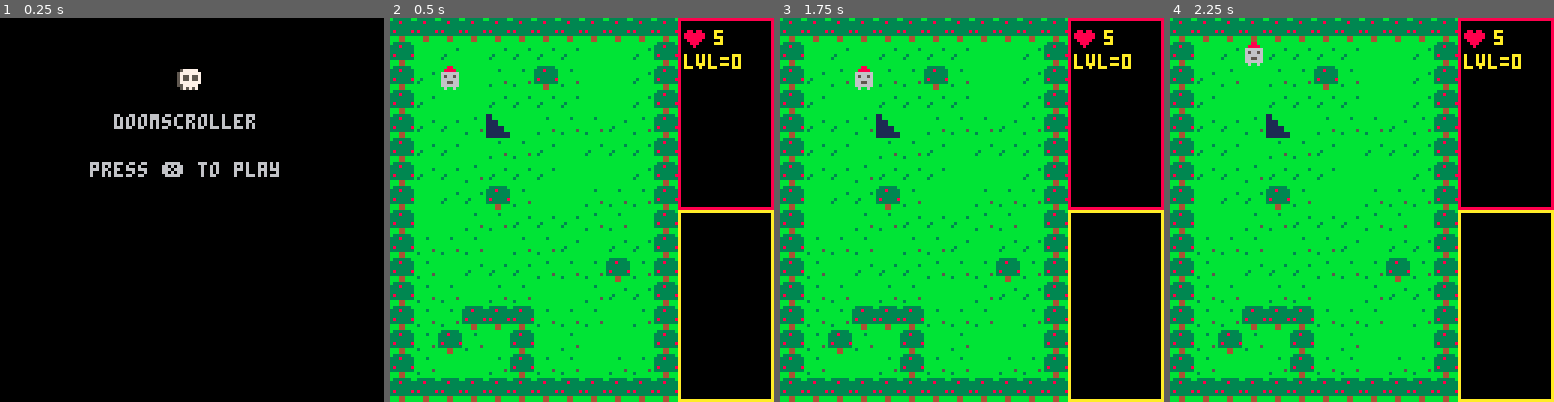
Above: before the commit, frames 1-4 (left to right).
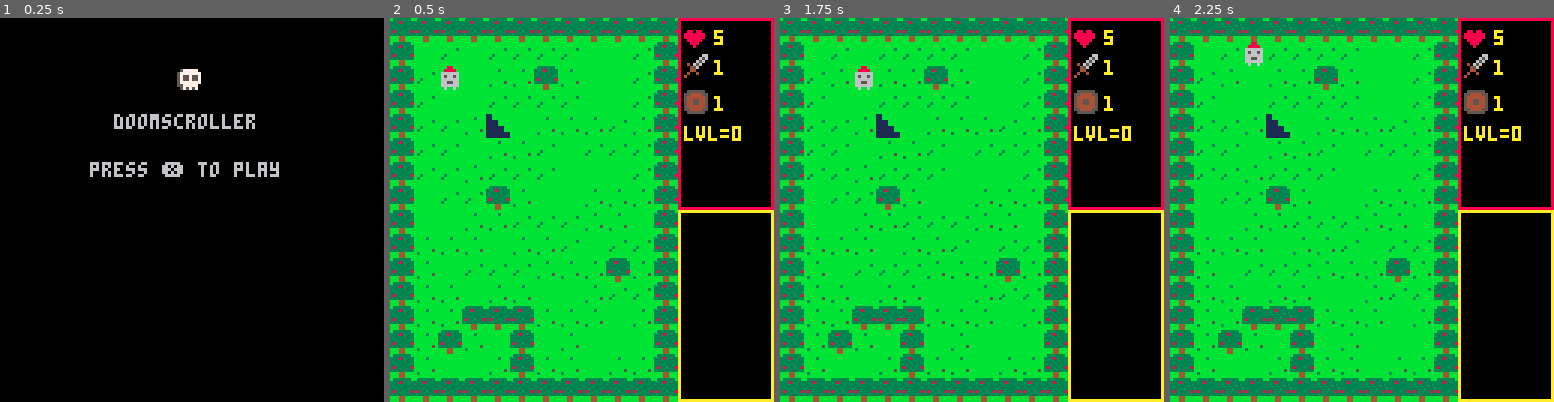
Above: after the commit, the same moments.

Repository: OmniWode/doomscroller
Game: PICO-8 cartridge doomscroller.p8
Two runs of this game, one before a commit and one after it. Both use one fixed random seed, a clock stepped at 60 frames per second and the inputs below.
Inputs:
- Up to frame 1 (0.25 s): no input
- Up to frame 2 (0.5 s): tap X (X key) at 0.33 s
- Up to frame 3 (1.75 s): tap X (X key) at 1.07 s; hold Right from 1.6 s (still down)
- Up to frame 4 (2.25 s): tap X (X key) at 1.85 s; release Right at 2.1 s; hold Up from 2.15 s (still down)

Frame 1 is identical in both runs. In frame 2, 1.1% of the frame differs, in the area x 76-92%, y 9-33%; in frame 3, 1.1%; in frame 4, 1.1%.

Commit message:
more hud/UI tweaks

Diff:
--- a/doomscroller.p8
+++ b/doomscroller.p8
@@ -264,8 +264,8 @@
 	p.h=8
 	p.hp=5
 	p.spr=1
-	p.dam=false
-	p.dam_anim=0
+	p.dam=1
+	p.def=1
 end
 
 function draw_player()
@@ -332,8 +332,16 @@
 	spr(48,hudx+2,hudy+2)
 	print(p.hp,hudx+12,hudy+4,10)
 
+	-- player damage
+	spr(32,hudx+2,hudy+12)
+	print(p.dam,hudx+12,hudy+14,10)
+
+	-- player defense
+	spr(33,hudx+2,hudy+24)
+	print(p.def,hudx+12,hudy+26,10)
+
 	-- current level
-	print("lvl="..tostr(level),hudx+2,hudy+12,10)
+	print("lvl="..tostr(level),hudx+2,hudy+36,10)
 
 end
 
@@ -431,14 +439,14 @@
 00666000544444451111110000000000aaa00aaa00000000bbbbbbbb000000000000000000000000000000000000000000000000000000000000000000000000
 00606000544444451111111100000000aaaaaaaa00000000bbbbbbbb000000000000000000000000000000000000000000000000000000000000000000000000
 006060000555555011111111000000000aaaaaa000000000bbbbbbbb000000000000000000000000000000000000000000000000000000000000000000000000
-8888888899999999aaaaaaaabbbbbbbbcccccccc0000000000000000000000000000000000000000000000000000000000000000000000000000000000000000
-8888888899999999aaaaaaaabbbbbbbbcccccccc0000000000000000000000000000000000000000000000000000000000000000000000000000000000000000
-8888888899999999aaaaaaaabbbbbbbbcccccccc0000000000000000000000000000000000000000000000000000000000000000000000000000000000000000
-8888888899999999aaaaaaaabbbbbbbbcccccccc0000000000000000000000000000000000000000000000000000000000000000000000000000000000000000
-8888888899999999aaaaaaaabbbbbbbbcccccccc0000000000000000000000000000000000000000000000000000000000000000000000000000000000000000
-8888888899999999aaaaaaaabbbbbbbbcccccccc0000000000000000000000000000000000000000000000000000000000000000000000000000000000000000
-8888888899999999aaaaaaaabbbbbbbbcccccccc0000000000000000000000000000000000000000000000000000000000000000000000000000000000000000
-8888888899999999aaaaaaaabbbbbbbbcccccccc0000000000000000000000000000000000000000000000000000000000000000000000000000000000000000
+00000066055555500000000000000000000000000000000000000000000000000000000000000000000000000000000000000000000000000000000000000000
+00000656554444550000000000000000000000000000000000000000000000000000000000000000000000000000000000000000000000000000000000000000
+00006560544444450000000000000000000000000000000000000000000000000000000000000000000000000000000000000000000000000000000000000000
+04065600544554450000000000000000000000000000000000000000000000000000000000000000000000000000000000000000000000000000000000000000
+00456000544554450000000000000000000000000000000000000000000000000000000000000000000000000000000000000000000000000000000000000000
+00440000544444450000000000000000000000000000000000000000000000000000000000000000000000000000000000000000000000000000000000000000
+04004000554444550000000000000000000000000000000000000000000000000000000000000000000000000000000000000000000000000000000000000000
+40000000055555500000000000000000000000000000000000000000000000000000000000000000000000000000000000000000000000000000000000000000
 00000000000000000000000000000000000000000000000000000000000000000000000000000000000000000000000000000000000000000000000000000000
 00000000000000000577777000000000000000000000000000000000000000000000000000000000000000000000000000000000000000000000000000000000
 08808800000000005777777700000000000000000000000000000000000000000000000000000000000000000000000000000000000000000000000000000000
